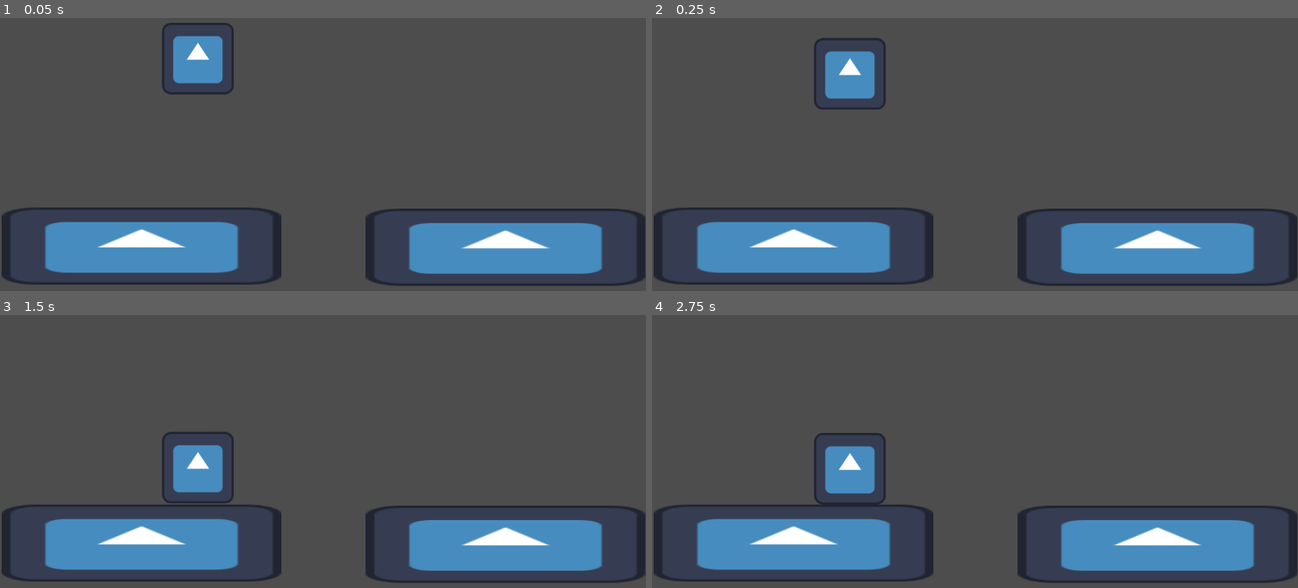
Above: before the commit, frames 1-4 (two rows, left to right).
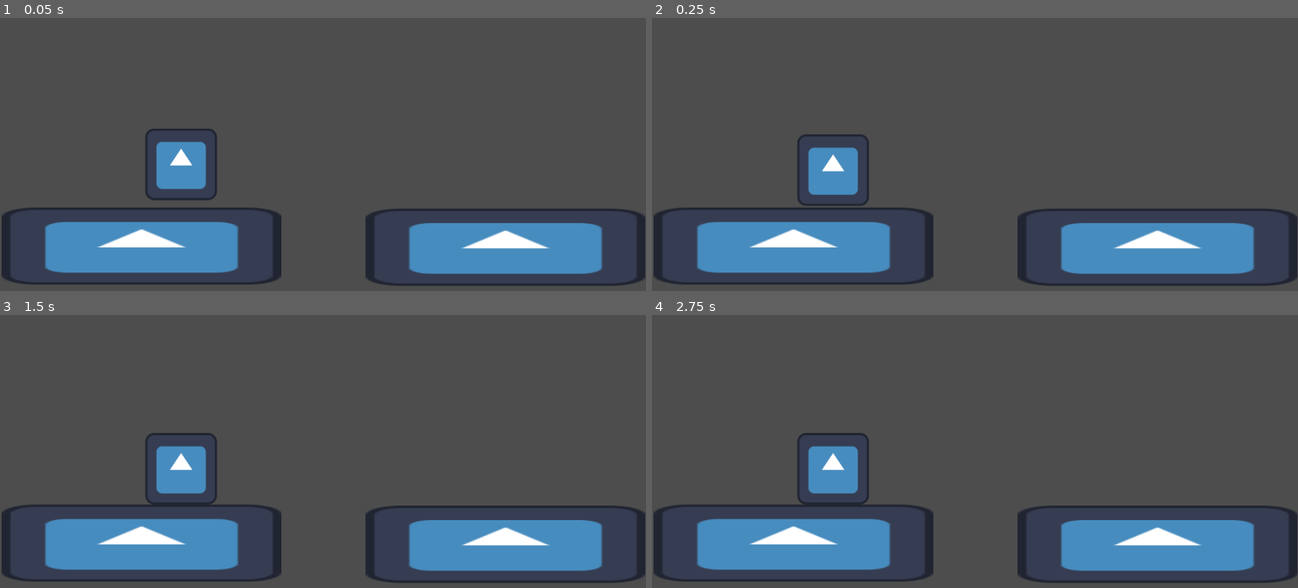
Above: after the commit, the same moments.

Repository: MarGatoRueda/Parallax-Project
Game: Godot game, scene res://scenes/test.tscn
The game is run twice, just before and just after one commit, with the same random seed, the same clock (stepped at 60 frames per second) and the same inputs. The engine's default icon, where the game draws it, is replaced by a stand-in: a white triangle on a blue panel in a dark square.
Inputs:
- Up to frame 1 (0.05 s): no input
- Up to frame 2 (0.25 s): no input
- Up to frame 3 (1.5 s): hold D (move_right, bound only after the commit) 0.53-1.28 s; hold S (move_down, bound only after the commit) from 1.28 s (still down)
- Up to frame 4 (2.75 s): tap Enter at 2 s; release S (move_down, bound only after the commit) at 2.03 s; hold D (move_right, bound only after the commit) from 2.03 s (still down)

The runs differ from the first frame. In frame 1, 3.5% of the frame differs, in the area x 22-37%, y 1-67%; in frame 2, 3.5%; in frame 3, 1.6%; in frame 4, 1.5%.

Commit message:
personaje hecho

Diff:
--- /dev/null
+++ b/Milla/Moves.tscn
@@ -0,0 +1,24 @@
+[gd_scene load_steps=4 format=3 uid="uid://bkww2ux0seex0"]
+
+[ext_resource type="Texture2D" uid="uid://bn151332rn6ec" path="res://icon.svg" id="1_2u113"]
+[ext_resource type="PackedScene" uid="uid://b6lyx4y1x1j6b" path="res://Milla/Pipi.tscn" id="2_j20xt"]
+
+[sub_resource type="RectangleShape2D" id="RectangleShape2D_3qtbx"]
+size = Vector2(263, 95)
+
+[node name="Node2D" type="Node2D"]
+metadata/_edit_horizontal_guides_ = []
+
+[node name="StaticBody2D" type="StaticBody2D" parent="."]
+
+[node name="CollisionShape2D" type="CollisionShape2D" parent="StaticBody2D"]
+position = Vector2(402, 354.5)
+shape = SubResource("RectangleShape2D_3qtbx")
+
+[node name="Sprite2D" type="Sprite2D" parent="StaticBody2D"]
+position = Vector2(403.25, 354.5)
+scale = Vector2(2.05078, 0.757815)
+texture = ExtResource("1_2u113")
+
+[node name="Pipi" parent="." instance=ExtResource("2_j20xt")]
+position = Vector2(350, 194)
--- /dev/null
+++ b/Milla/Pipi.gd
@@ -0,0 +1,23 @@
+extends CharacterBody2D
+
+
+const SPEED = 300.0
+
+var gravity = 0
+
+
+func _physics_process(delta):
+
+	var directionh = Input.get_axis("move_left", "move_right")
+	if directionh:
+		velocity.x = directionh * SPEED
+	else:
+		velocity.x = move_toward(velocity.x, 0, SPEED)
+
+	var directionv = Input.get_axis("move_up", "move_down")
+	if directionv:
+		velocity.y = directionv * SPEED
+	else:
+		velocity.y = move_toward(velocity.y, 0, SPEED)
+
+	move_and_slide()
--- /dev/null
+++ b/Milla/Pipi.tscn
@@ -0,0 +1,21 @@
+[gd_scene load_steps=4 format=3 uid="uid://b6lyx4y1x1j6b"]
+
+[ext_resource type="Script" path="res://Milla/Pipi.gd" id="1_gf85n"]
+[ext_resource type="Texture2D" uid="uid://bn151332rn6ec" path="res://icon.svg" id="2_mavai"]
+
+[sub_resource type="CapsuleShape2D" id="CapsuleShape2D_ecpxa"]
+radius = 34.0
+height = 70.0
+
+[node name="Pipi" type="CharacterBody2D"]
+position = Vector2(-1, 7)
+script = ExtResource("1_gf85n")
+
+[node name="CollisionShape2D" type="CollisionShape2D" parent="."]
+position = Vector2(412, 345)
+shape = SubResource("CapsuleShape2D_ecpxa")
+
+[node name="Sprite2D" type="Sprite2D" parent="."]
+position = Vector2(411, 345)
+scale = Vector2(0.59375, 0.578125)
+texture = ExtResource("2_mavai")
--- a/project.godot
+++ b/project.godot
@@ -14,3 +14,26 @@
 run/main_scene="res://scenes/test.tscn"
 config/features=PackedStringArray("4.1", "Forward Plus")
 config/icon="res://icon.svg"
+
+[input]
+
+move_up={
+"deadzone": 0.5,
+"events": [Object(InputEventKey,"resource_local_to_scene":false,"resource_name":"","device":-1,"window_id":0,"alt_pressed":false,"shift_pressed":false,"ctrl_pressed":false,"meta_pressed":false,"pressed":false,"keycode":0,"physical_keycode":87,"key_label":0,"unicode":119,"echo":false,"script":null)
+]
+}
+move_down={
+"deadzone": 0.5,
+"events": [Object(InputEventKey,"resource_local_to_scene":false,"resource_name":"","device":-1,"window_id":0,"alt_pressed":false,"shift_pressed":false,"ctrl_pressed":false,"meta_pressed":false,"pressed":false,"keycode":0,"physical_keycode":83,"key_label":0,"unicode":115,"echo":false,"script":null)
+]
+}
+move_left={
+"deadzone": 0.5,
+"events": [Object(InputEventKey,"resource_local_to_scene":false,"resource_name":"","device":-1,"window_id":0,"alt_pressed":false,"shift_pressed":false,"ctrl_pressed":false,"meta_pressed":false,"pressed":false,"keycode":0,"physical_keycode":65,"key_label":0,"unicode":97,"echo":false,"script":null)
+]
+}
+move_right={
+"deadzone": 0.5,
+"events": [Object(InputEventKey,"resource_local_to_scene":false,"resource_name":"","device":-1,"window_id":0,"alt_pressed":false,"shift_pressed":false,"ctrl_pressed":false,"meta_pressed":false,"pressed":false,"keycode":0,"physical_keycode":68,"key_label":0,"unicode":100,"echo":false,"script":null)
+]
+}
--- a/scenes/test.tscn
+++ b/scenes/test.tscn
@@ -16,4 +16,4 @@
 position = Vector2(902, 450)
 
 [node name="Cube" parent="." instance=ExtResource("2_a1yuv")]
-position = Vector2(353, 112)
+position = Vector2(323, 301)
